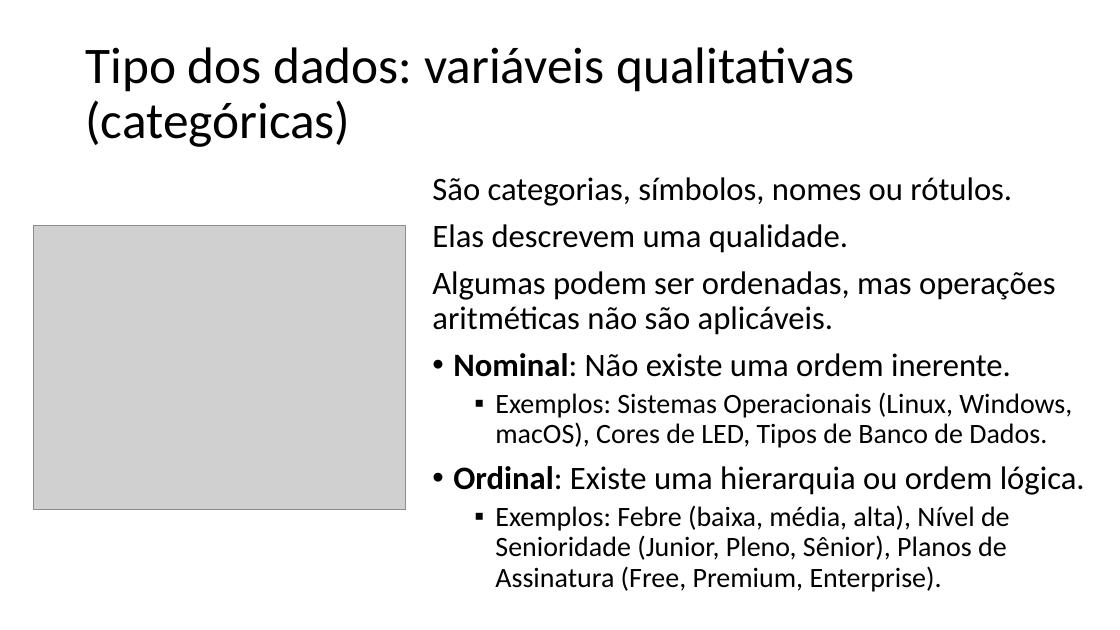
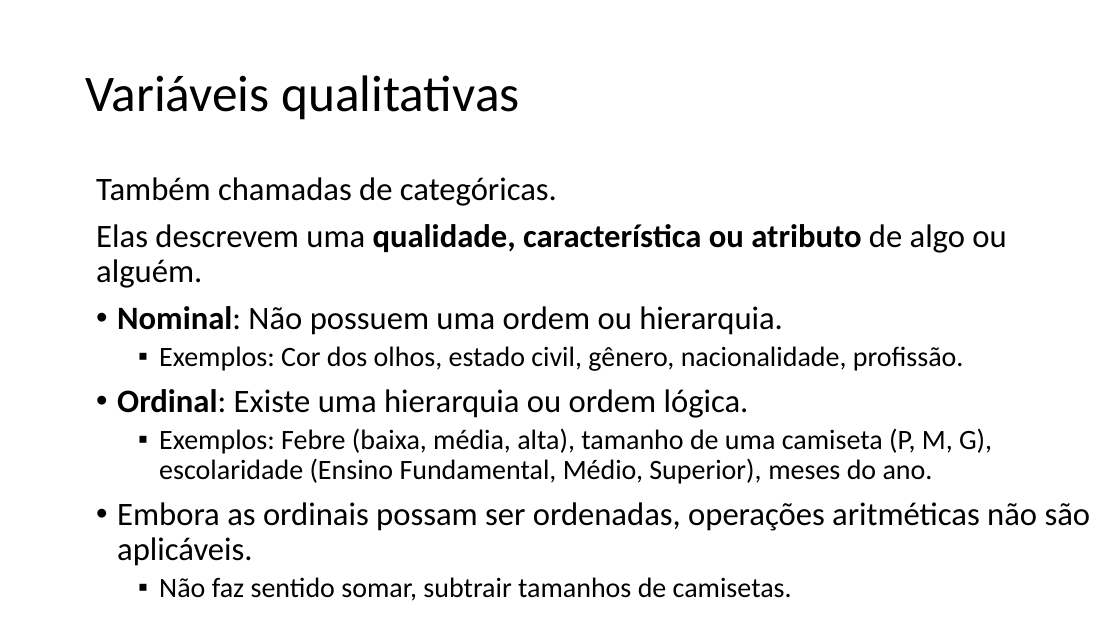
Before and after one commit to zz4fap/c24_inteligencia_artificial, a slide deck: slide 9 of slides/C24_EDA.pptx (slide 7 before the commit). Drawn at 1120x630 pixels with LibreOffice and Linux fonts; fonts in the diff are those of the drawing; grey boxes stand for pictures. Boxes give left, top, right and bottom in pixels: in the first picture for what was removed or moved away, otherwise in the second. Text is boxed around its words. In the diff, an @@ line names an element or a change of style, - is before the commit and + after.

Commit message:
update of slides

```diff
--- a/slides/C24_EDA.pptx
+++ b/slides/C24_EDA.pptx
@@ title at (85, 75, 519, 120): text changed @@
-Tipo dos dados: variáveis qualitativas (categóricas)
+Variáveis qualitativas
@@ text "Também chamadas de categóricas.": place and size @@
-text "Também chamadas de categóricas." at (432, 177, 1085, 592)
+text "Também chamadas de categóricas." at (96, 177, 1091, 601)
@@ text at (96, 177, 1006, 371): text changed @@
-São categorias, símbolos, nomes ou rótulos.
-Elas descrevem uma qualidade.
-Algumas podem ser ordenadas, mas operações aritméticas não são aplicáveis.
-• Nominal: Não existe uma ordem inerente.
-  ▪ Exemplos: Sistemas Operacionais (Linux, Windows, macOS), Cores de LED, Tipos de Banco de Dados.
+Também chamadas de categóricas.
+Elas descrevem uma qualidade, característica ou atributo de algo ou alguém.
+• Nominal: Não possuem uma ordem ou hierarquia.
+  ▪ Exemplos: Cor dos olhos, estado civil, gênero, nacionalidade, profissão.
@@ picture removed at (34, 225, 405, 510) @@
@@ text at (117, 428, 1091, 601): text changed @@
-  ▪ Exemplos: Febre (baixa, média, alta), Nível de Senioridade (Junior, Pleno, Sênior), Planos de Assinatura (Free, Premium, Enterprise).
+  ▪ Exemplos: Febre (baixa, média, alta), tamanho de uma camiseta (P, M, G), escolaridade (Ensino Fundamental, Médio, Superior), meses do ano.
+• Embora as ordinais possam ser ordenadas, operações aritméticas não são aplicáveis.
+  ▪ Não faz sentido somar, subtrair tamanhos de camisetas.
```
Also in this commit, not shown: 25 other slides changed, 7 slides added, 1 slide removed.
